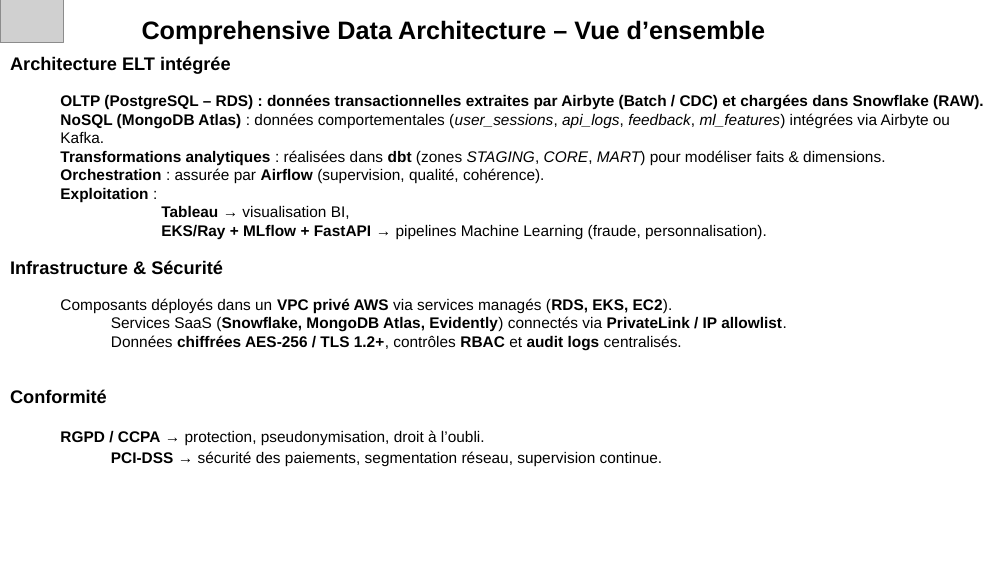
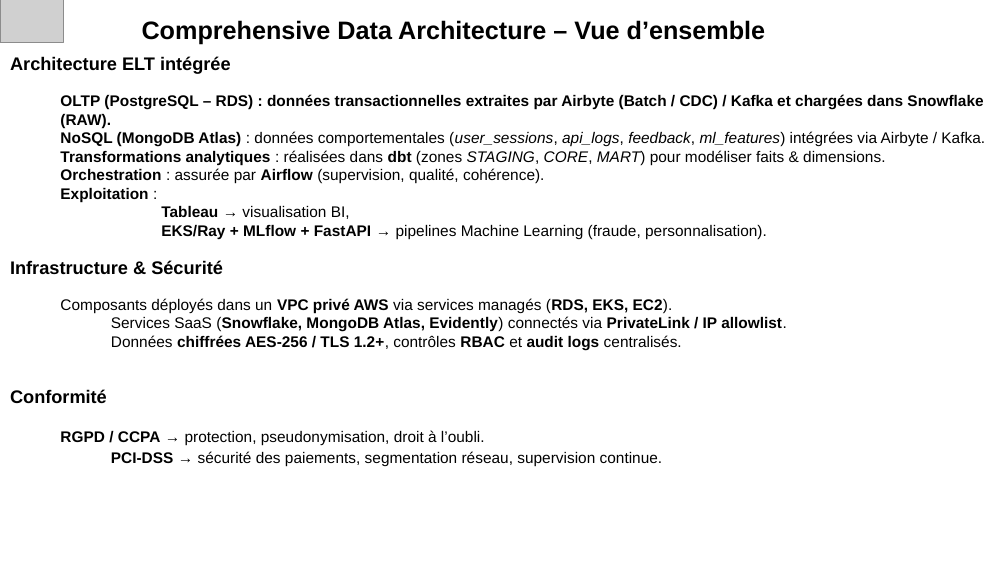
Before and after one commit to aurelienchalm/LDS_block_2_lead, a slide deck: slide 4 of LDS_Block_2_Lead.pptx. Drawn at 1008x567 pixels with LibreOffice and Linux fonts; fonts in the diff are those of the drawing; grey boxes stand for pictures. Boxes give left, top, right and bottom in pixels: in the first picture for what was removed or moved away, otherwise in the second. Text is boxed around its words. In the diff, an @@ line names an element or a change of style, - is before the commit and + after.

```diff
--- a/LDS_Block_2_Lead.pptx
+++ b/LDS_Block_2_Lead.pptx
@@ title at box(60, 94, 985, 239): text changed @@
-OLTP (PostgreSQL – RDS) : données transactionnelles extraites par Airbyte (Batch / CDC) et chargées dans Snowflake (RAW).
-NoSQL (MongoDB Atlas) : données comportementales (user_sessions, api_logs, feedback, ml_features) intégrées via Airbyte ou Kafka.
-Transformations analytiques : réalisées dans dbt (zones STAGING, CORE, MART) pour modéliser faits & dimensions.
-Orchestration : assurée par Airflow (supervision, qualité, cohérence).
-Exploitation :
-Tableau → visualisation BI,
-EKS/Ray + MLflow + FastAPI → pipelines Machine Learning (fraude, personnalisation).
+OLTP (PostgreSQL – RDS) : données transactionnelles extraites par Airbyte (Batch / CDC) / Kafka et chargées dans Snowflake (RAW).
+NoSQL (MongoDB Atlas) : données comportementales (user_sessions, api_logs, feedback, ml_features) intégrées via Airbyte / Kafka.
+Transformations analytiques : réalisées dans dbt (zones STAGING, CORE, MART) pour modéliser faits & dimensions.
+Orchestration : assurée par Airflow (supervision, qualité, cohérence).
+Exploitation :
+Tableau → visualisation BI,
+EKS/Ray + MLflow + FastAPI → pipelines Machine Learning (fraude, personnalisation).
```
Also in this commit, not shown: 6 other slides changed, 11 other files.
